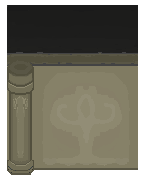
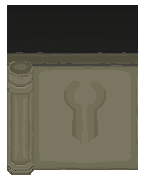
Two versions of the same layered image (145px x 178px). Layer-by-layer changes:
hid "Layer 8", painted on it over [left=57, top=94, right=115, bottom=143]
painted on "Layer 10" over [left=7, top=61, right=138, bottom=175]
added layer "Layer 27" in group "texture" over [left=64, top=81, right=106, bottom=143]
added layer "Layer 28" in group "texture" over [left=32, top=65, right=138, bottom=170]
renamed "Layer 13" to "Layer 20", moved it into group "texture 2" over [left=32, top=65, right=138, bottom=170]
